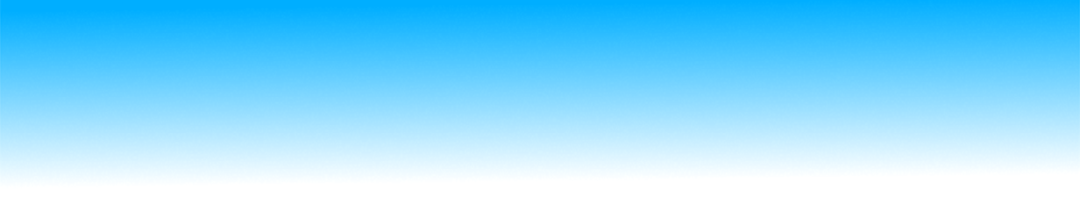
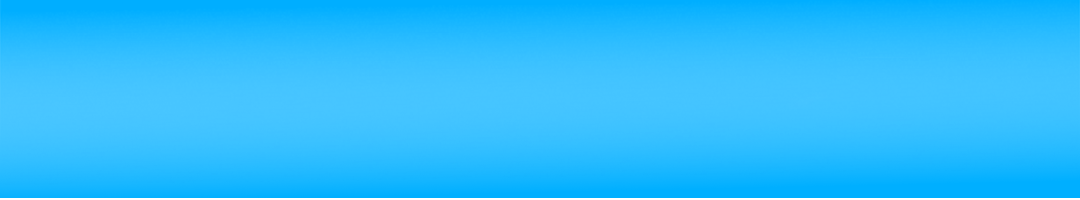
Revision of a layered 1080 x 200 image; what changed, layer by layer:
added layer "Shading" above "Transformation" over (789, 55, 911, 109)
painted on "Transformation" over (0, 11, 1080, 198)
